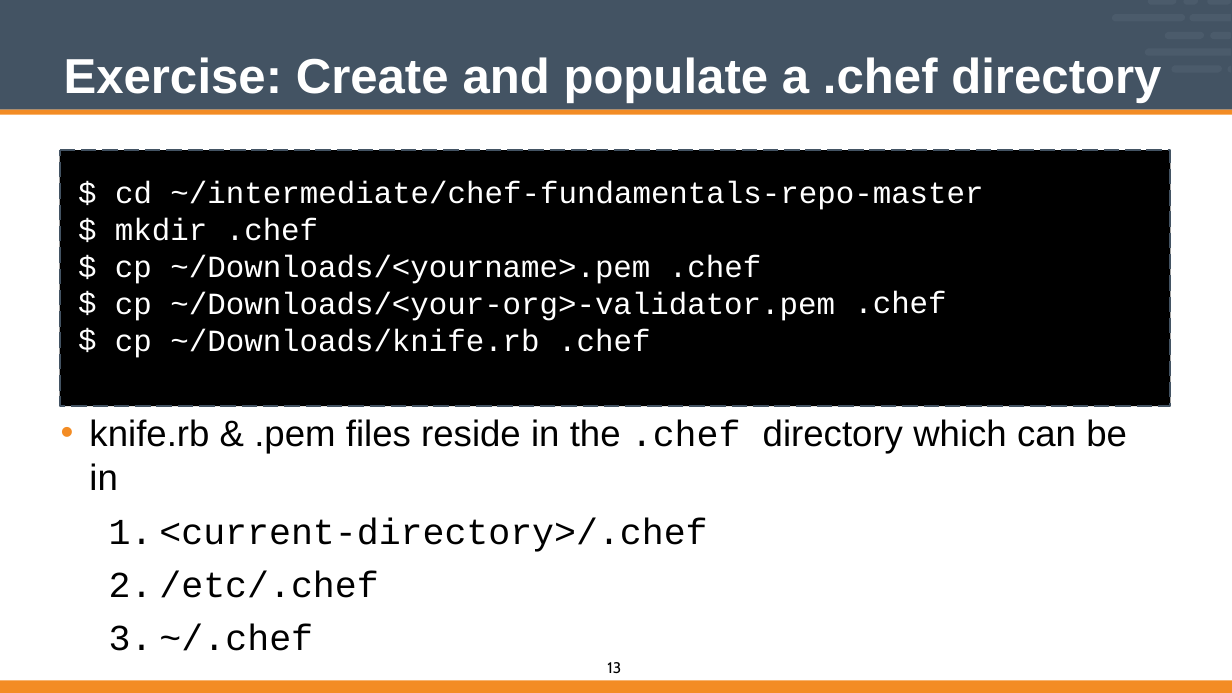
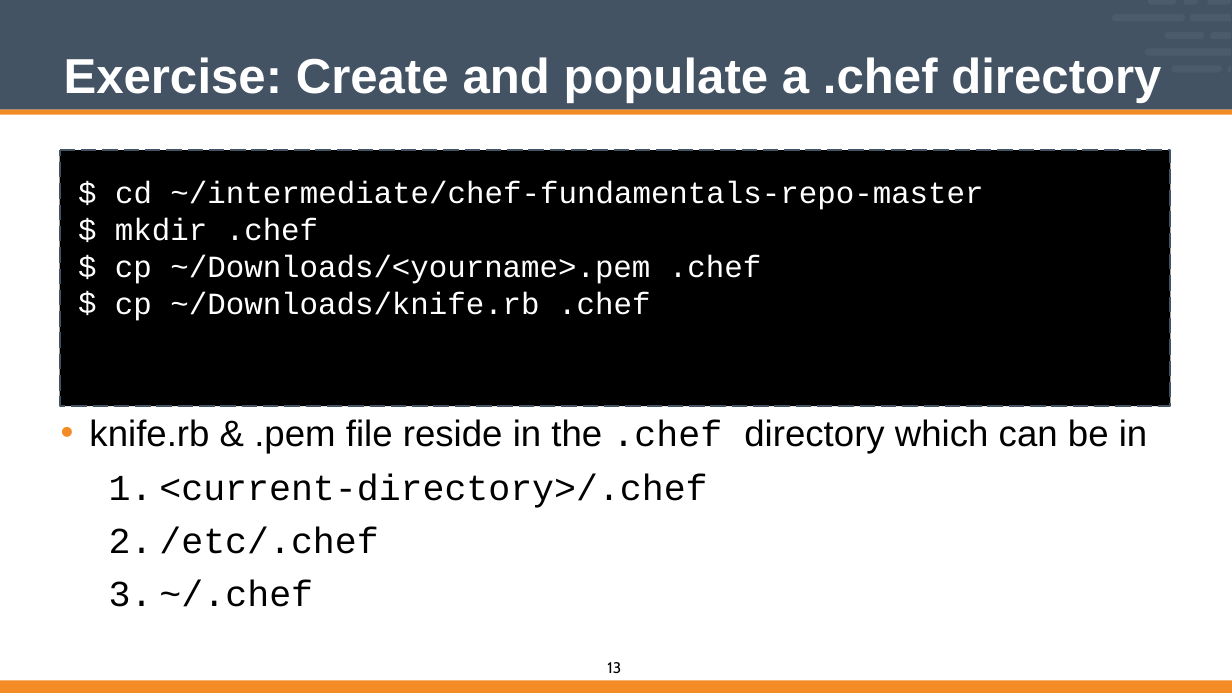
Before and after one commit to vinyar/chef-intermediate, a slide deck: slide 13 of Modules/02-Chef_Intermediate.pptx. Drawn at 1232x693 pixels with LibreOffice and Linux fonts; fonts in the diff are those of the drawing. Boxes give left, top, right and bottom in pixels: in the first picture for what was removed or moved away, otherwise in the second. Text is boxed around its words. In the diff, an @@ line names an element or a change of style, - is before the commit and + after.

Commit message:
Updated Chef Refresher (02)
* Removed all the references to the validator pem file

```diff
--- a/Modules/02-Chef_Intermediate.pptx
+++ b/Modules/02-Chef_Intermediate.pptx
@@ text at [115,181,983,210]: paragraph removed @@
-$
@@ text at [115,292,650,321]: text changed @@
-cp ~/Downloads/<your-org>-validator.pem cp ~/Downloads/knife.rb .chef
+cp ~/Downloads/knife.rb .chef
@@ text removed at [854,291,946,314] @@
-.chef
@@ text at [89,419,1147,453]: text changed @@
-• knife.rb & .pem files reside in the .chef directory which can be in
+• knife.rb & .pem file reside in the .chef directory which can be in
```
Also in this commit, not shown: 4 other slides changed.
